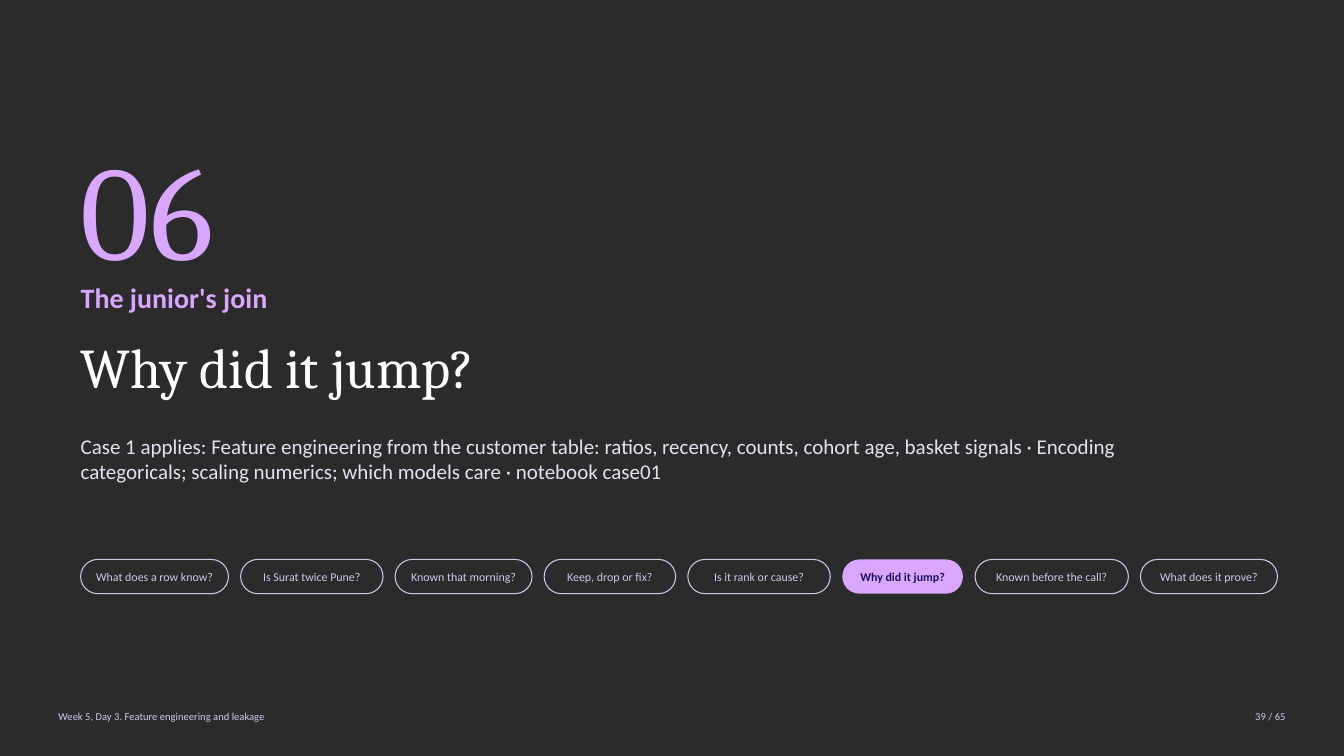
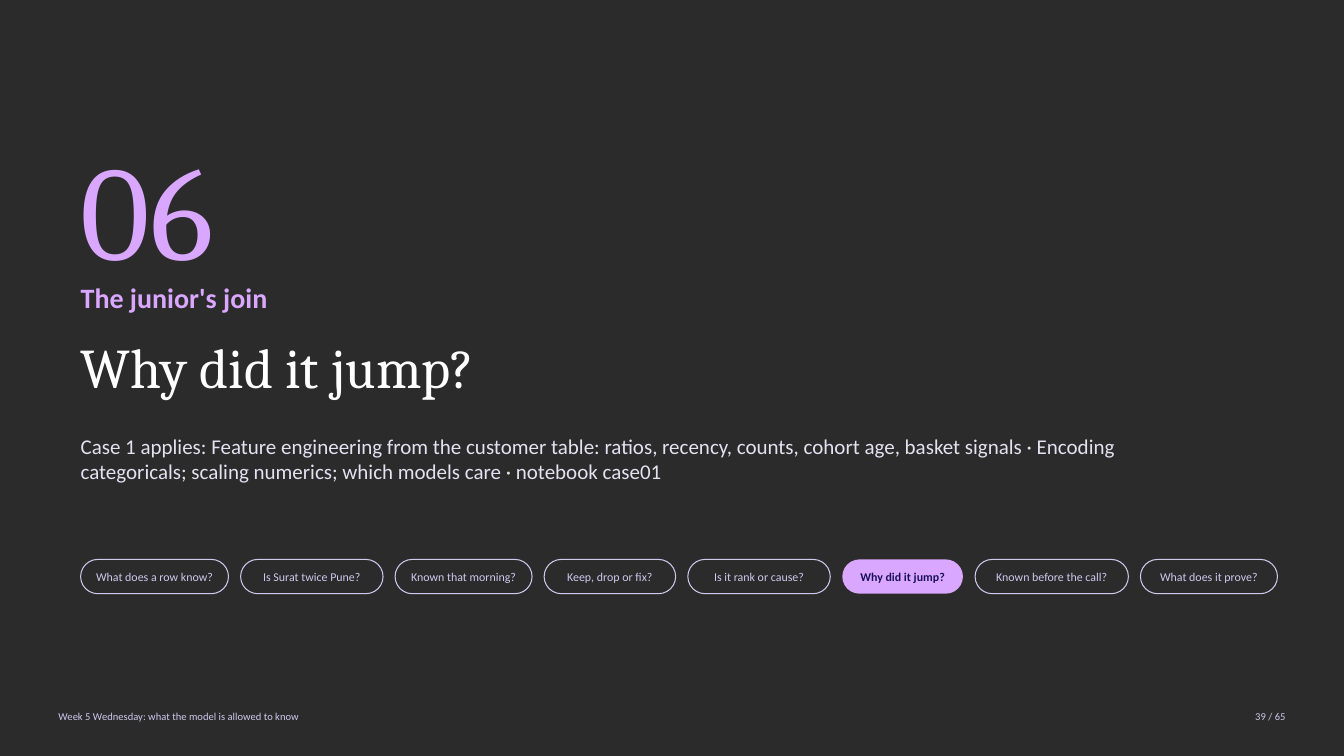
Before and after one commit to fde-academy-lab/c2-content-factory, a slide deck: slide 39 of content/W05/D3/1_in_class_training_content/slides/C2_W05_D03_slides_STUDENT.pptx. Drawn at 1344x756 pixels with LibreOffice and Linux fonts; fonts in the diff are those of the drawing; background and template pictures are left out; a plain dark background stands for a picture behind light text. Boxes give left, top, right and bottom in pixels: in the first picture for what was removed or moved away, otherwise in the second. Text is boxed around its words. In the diff, an @@ line names an element or a change of style, - is before the commit and + after.

```diff
--- a/content/W05/D3/1_in_class_training_content/slides/C2_W05_D03_slides_STUDENT.pptx
+++ b/content/W05/D3/1_in_class_training_content/slides/C2_W05_D03_slides_STUDENT.pptx
@@ text at [58,712,298,722]: text changed @@
-Week 5, Day 3. Feature engineering and leakage
+Week 5 Wednesday: what the model is allowed to know
```
Also in this commit, not shown: 8 other slides changed, 6 other files.
